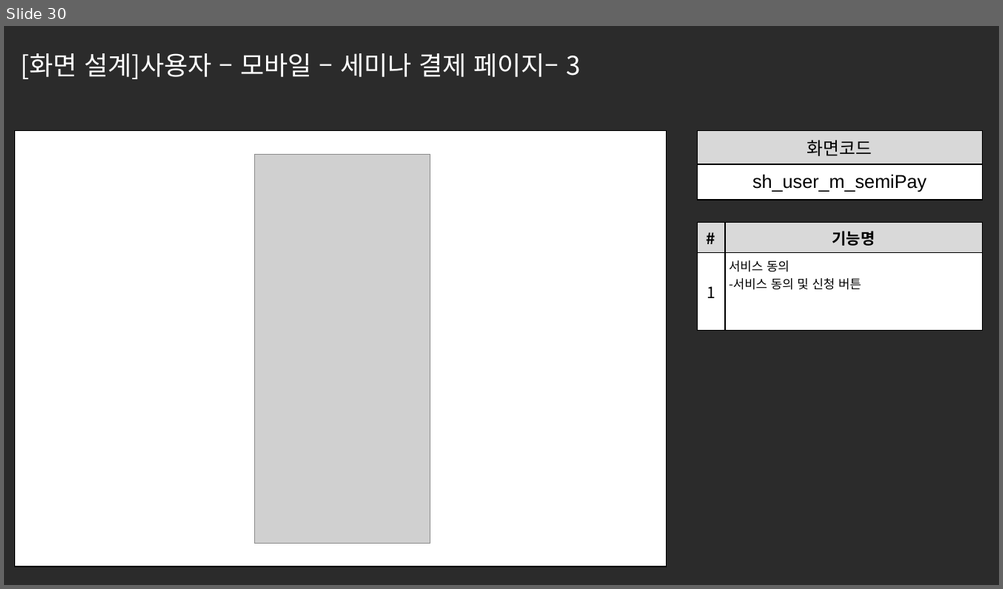
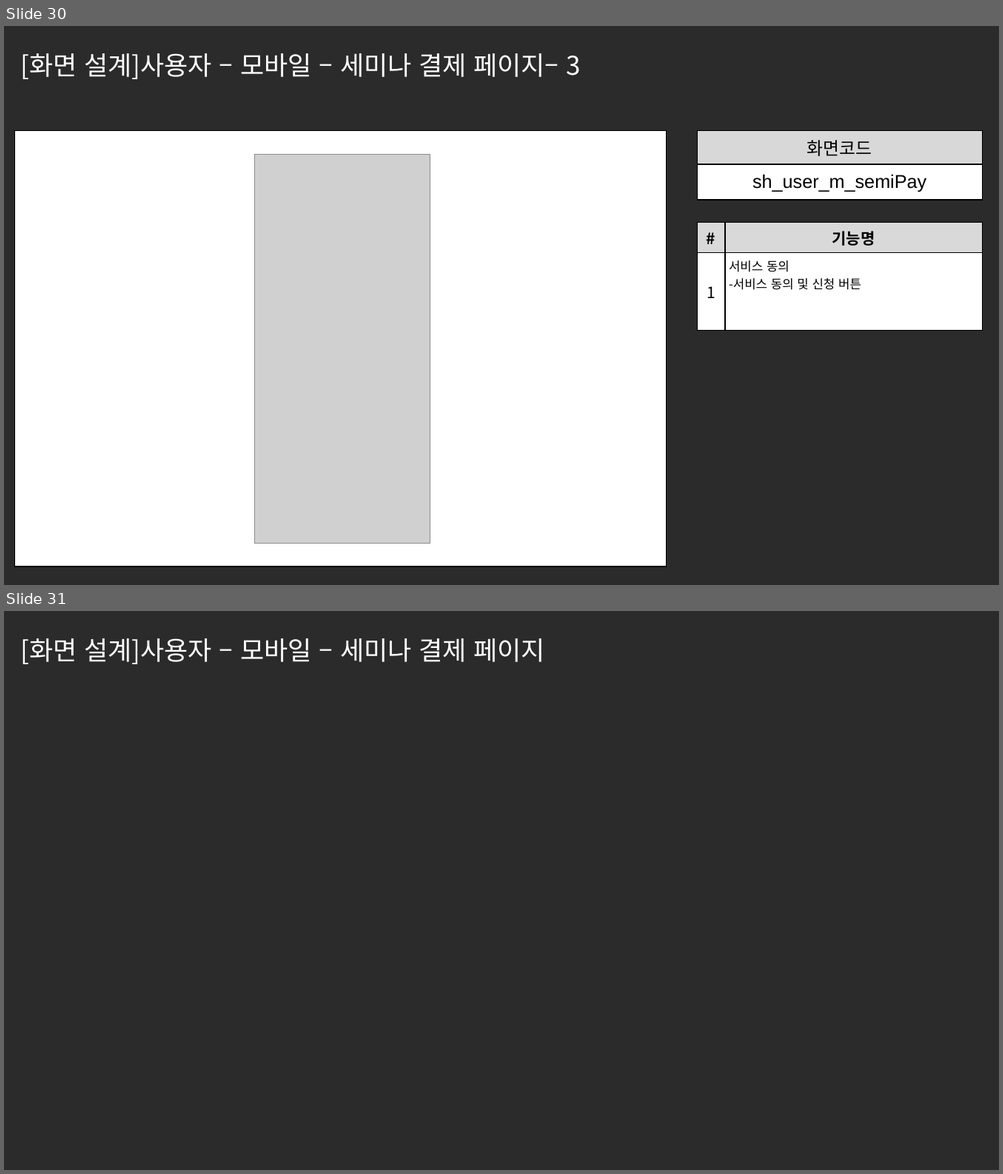
Before and after one commit to ezenteam2/e-Zone, a slide deck: 0 발표용 파워포인트/project05 - 파워포인트 종합 - 서희.pptx. Shown one above the other, each under a label of ours: slide 30 before the commit, slides 30 and 31 after it. The pictures are 1003x589 and 1003x1174 pixels, drawn with LibreOffice and Linux fonts; fonts in the diff are those of the drawing; grey boxes stand for pictures; background and template pictures are left out; a plain dark background stands for a picture behind light text. Boxes give left, top, right and bottom in pixels: in the first picture for what was removed or moved away, otherwise in the second. Text is boxed around its words. In the diff, an @@ line names an element or a change of style, - is before the commit and + after.

```diff
--- a/0 발표용 파워포인트/project05 - 파워포인트 종합 - 서희.pptx
+++ b/0 발표용 파워포인트/project05 - 파워포인트 종합 - 서희.pptx
@@ slide 31 added at bbox=[4, 611, 999, 1170], background picture (left out) @@
@@ text added at bbox=[21, 638, 544, 664], 25 pt, text #FFFFFF @@
+[화면 설계]사용자 – 모바일 – 세미나 결제 페이지
```
Also in this commit, not shown: 2 other files.
